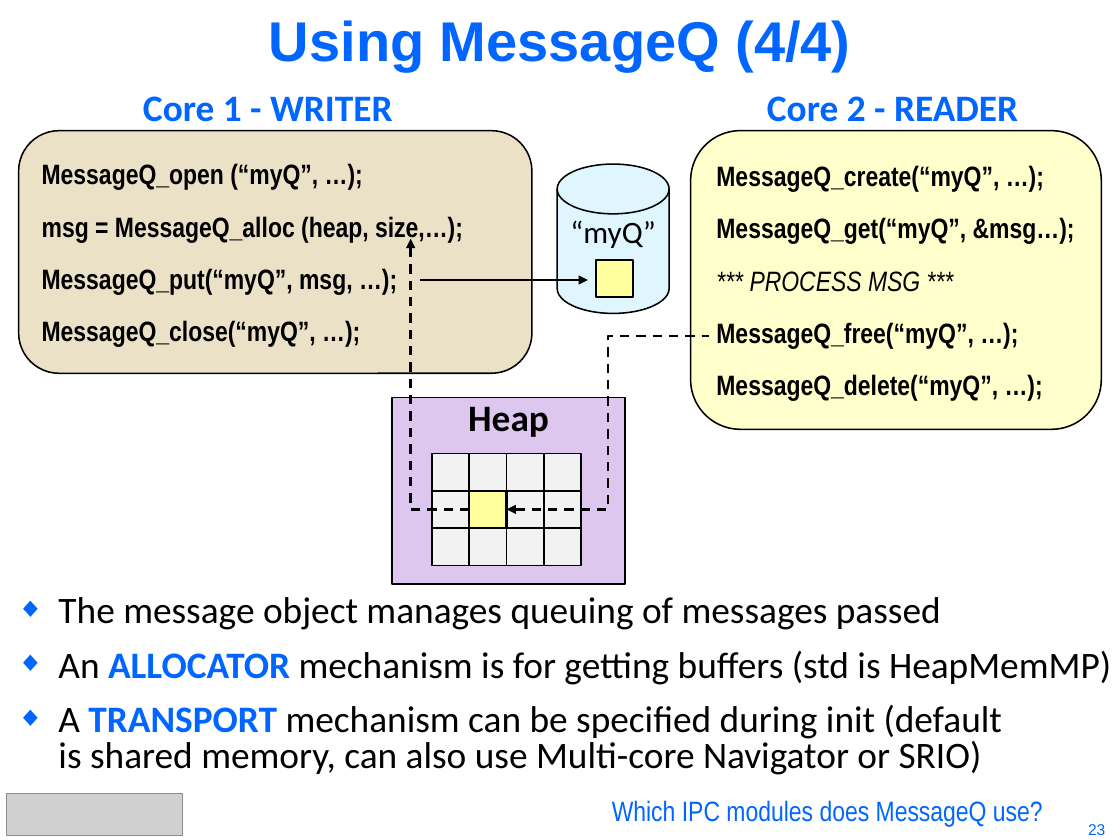
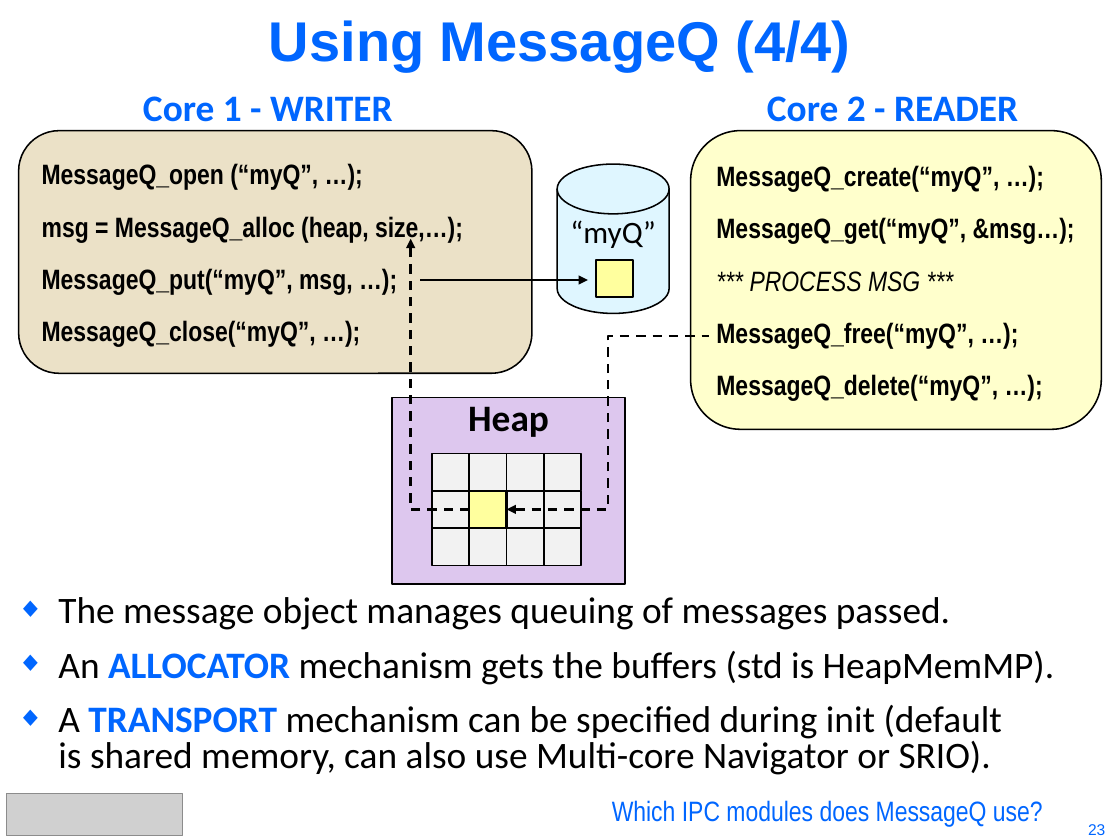
Before and after one commit to hari1989/keystone-workshop, a slide deck: slide 23 of preliminary/KeyStone Intro to IPC.pptx. Drawn at 1120x840 pixels with LibreOffice and Linux fonts; fonts in the diff are those of the drawing; grey boxes stand for pictures. Boxes give left, top, right and bottom in pixels: in the first picture for what was removed or moved away, otherwise in the second. Text is boxed around its words. In the diff, an @@ line names an element or a change of style, - is before the commit and + after.

```diff
--- a/preliminary/KeyStone Intro to IPC.pptx
+++ b/preliminary/KeyStone Intro to IPC.pptx
@@ text at (58,597,1054,775): text changed @@
-◆ The message object manages queuing of messages passed
-◆ An ALLOCATOR mechanism is for getting buffers (std is HeapMemMP)
-◆ A TRANSPORT mechanism can be specified during init (default
-  is shared memory, can also use Multi-core Navigator or SRIO)
+◆ The message object manages queuing of messages passed.
+◆ An ALLOCATOR mechanism gets the buffers (std is HeapMemMP).
+◆ A TRANSPORT mechanism can be specified during init (default
+  is shared memory, can also use Multi-core Navigator or SRIO).
```
Also in this commit, not shown: 22 other slides changed.
